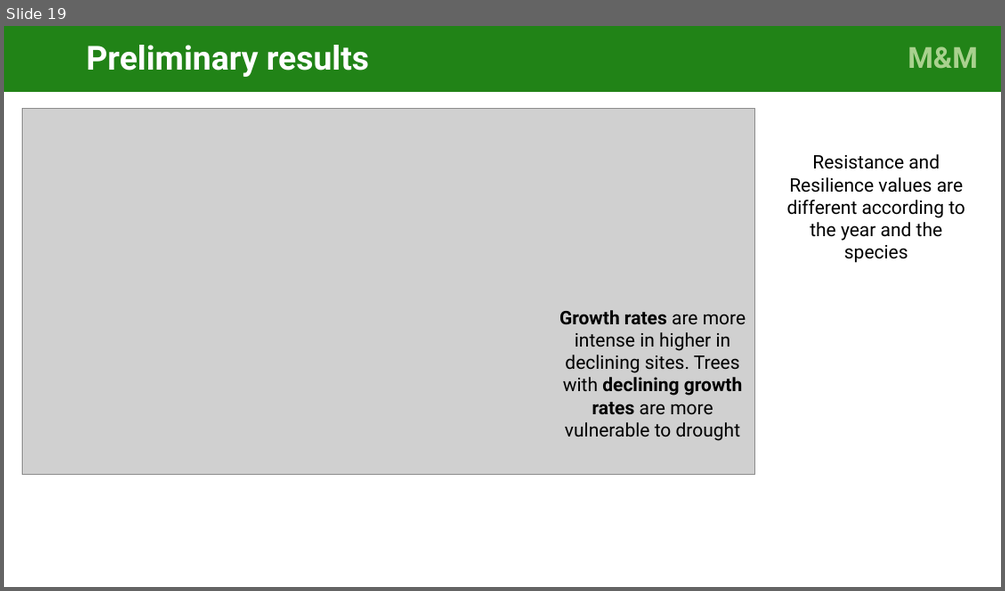
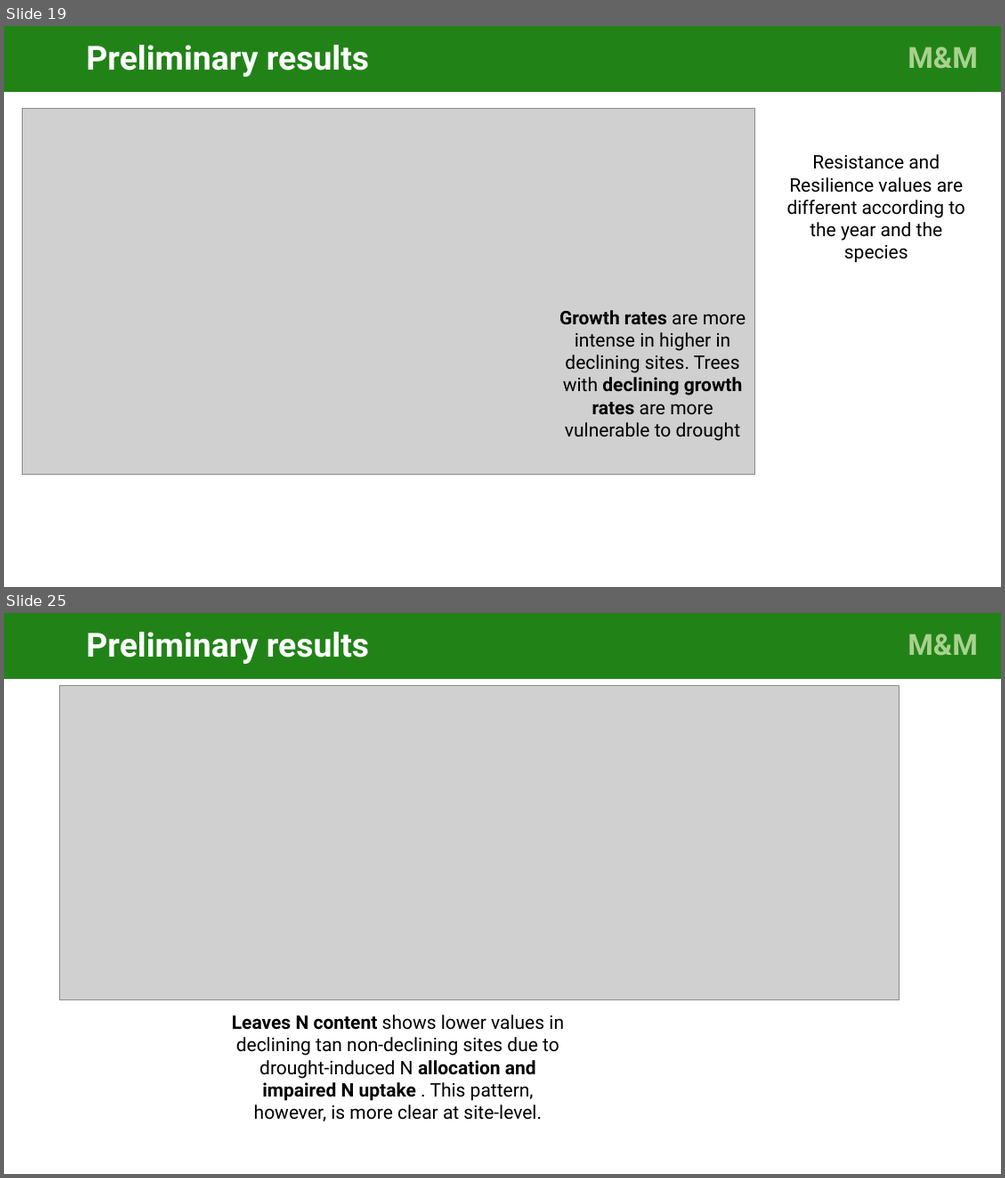
Before and after one commit to cris-fernandez/Tesis_Individuo, a slide deck: 06_ppts/exploratory_analysis_figures_v3-CFB-CG.pptx. Shown one above the other, each under a label of ours: slide 19 before the commit, slides 19 and 25 after it; the slides between them are not shown. The pictures are 1005x591 and 1005x1178 pixels, drawn with LibreOffice and Linux fonts; fonts in the diff are those of the drawing; grey boxes stand for pictures. Boxes give left, top, right and bottom in pixels: in the first picture for what was removed or moved away, otherwise in the second. Text is boxed around its words. In the diff, an @@ line names an element or a change of style, - is before the commit and + after.

```diff
--- a/06_ppts/exploratory_analysis_figures_v3-CFB-CG.pptx
+++ b/06_ppts/exploratory_analysis_figures_v3-CFB-CG.pptx
@@ slide 25 added at <box>4,613,1001,1174</box>, background #FFFFFF @@
@@ title added at <box>4,613,797,679</box>, fill #218317, 32 pt, text #FFFFFF, bold @@
+Preliminary results
@@ rectangle added at <box>797,613,1001,679</box>, fill #218317, 28 pt, text #A9D18E, bold @@
+M&M .
@@ picture added at <box>59,686,898,1000</box> @@
@@ text added at <box>232,1014,564,1121</box>, 18 pt, text #000000 @@
+  Leaves N content shows lower values in declining tan non-declining sites due to drought-induced N allocation and impaired N uptake . This pattern, however, is more clear at site-level.
```
Also in this commit, not shown: 1 slide changed, 6 other slides added, 1 slide removed, 5 other files.
